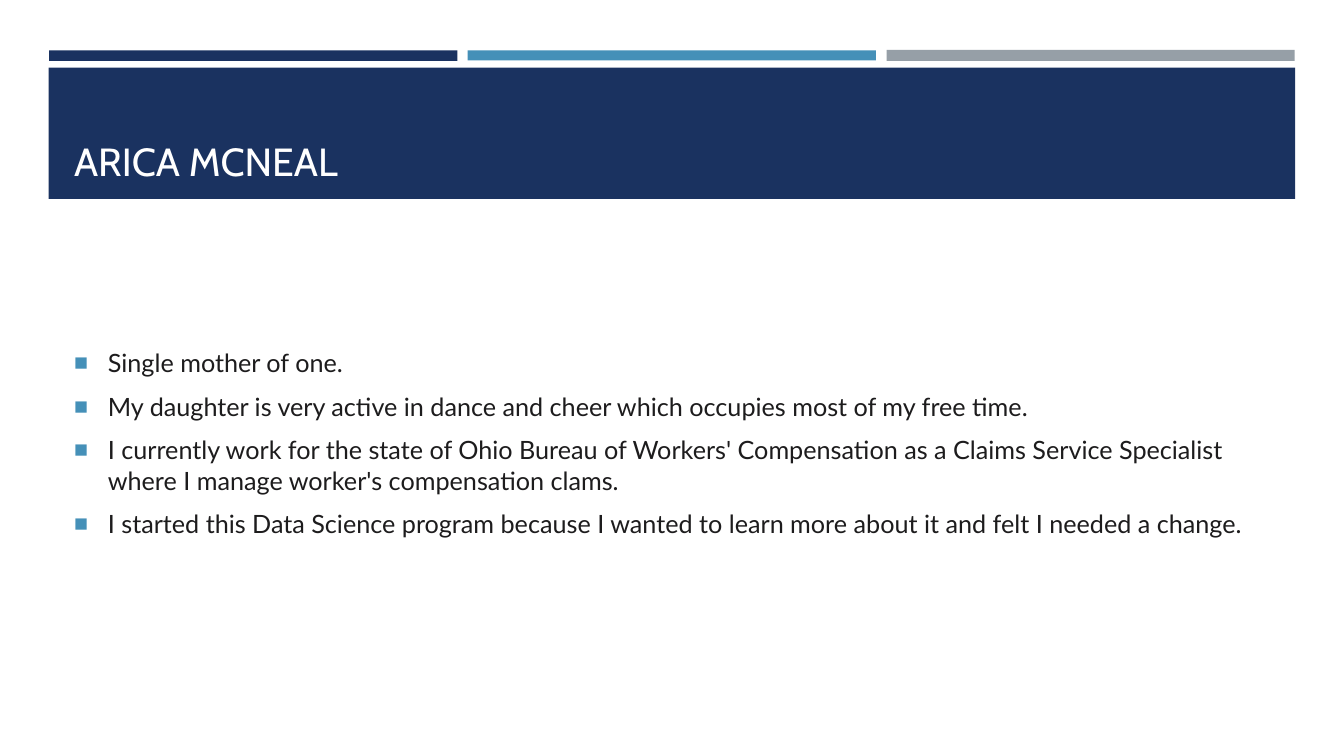
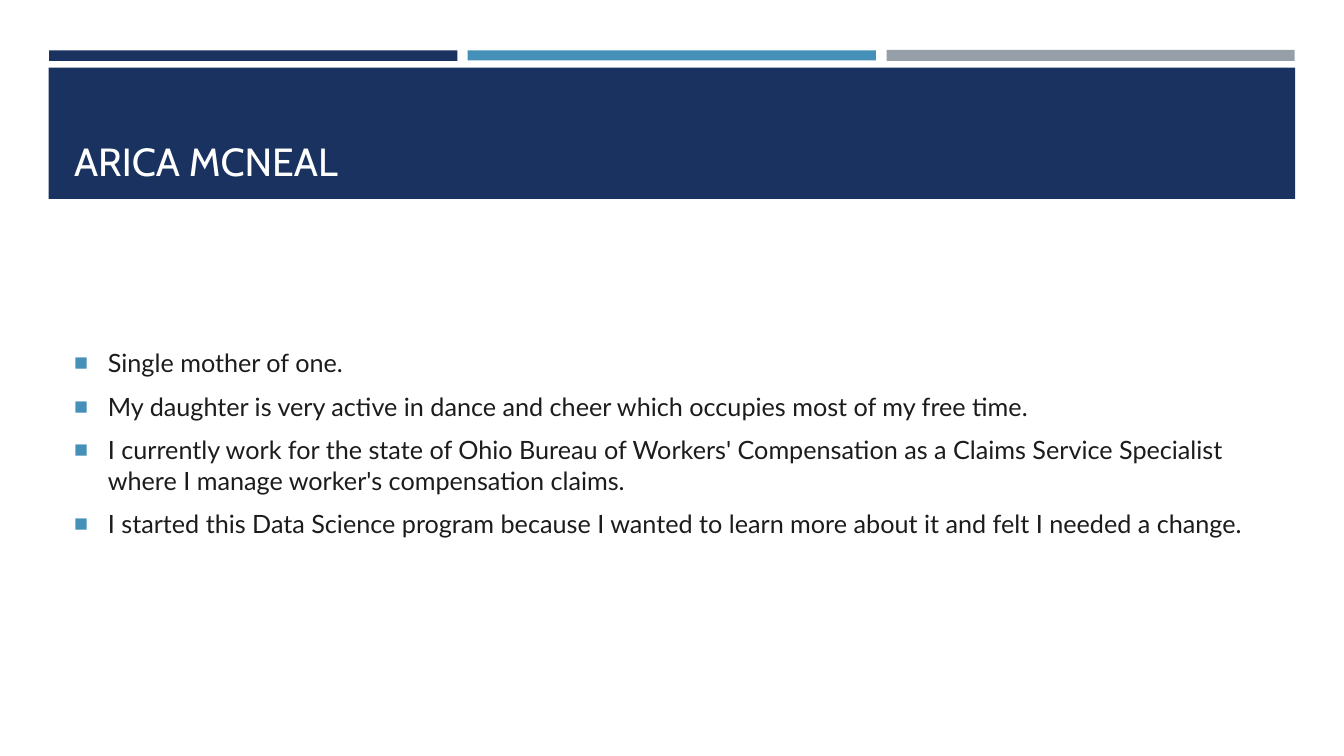
Before and after one commit to Claudy427/Final_Project, a slide deck: slide 4 of Solar Panels for homes.pptx. Drawn at 1344x756 pixels with LibreOffice and Linux fonts; fonts in the diff are those of the drawing. Boxes give left, top, right and bottom in pixels: in the first picture for what was removed or moved away, otherwise in the second. Text is boxed around its words. In the diff, an @@ line names an element or a change of style, - is before the commit and + after.

```diff
--- a/Solar Panels for homes.pptx
+++ b/Solar Panels for homes.pptx
@@ text at [108, 440, 1222, 494]: text changed @@
-■ I currently work for the state of Ohio Bureau of Workers' Compensation as a Claims Service Specialist where I manage worker's compensation clams.
+■ I currently work for the state of Ohio Bureau of Workers' Compensation as a Claims Service Specialist where I manage worker's compensation claims.
```
Also in this commit, not shown: 10 other slides changed.
